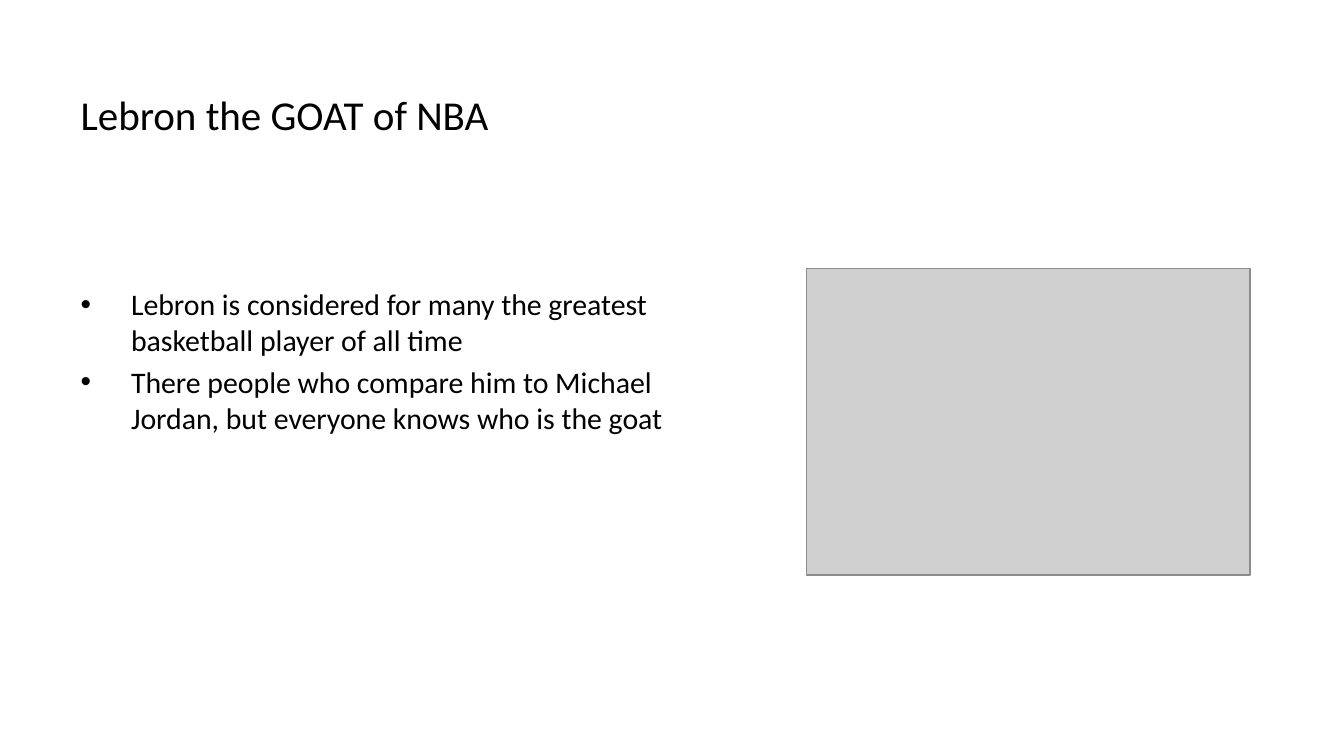
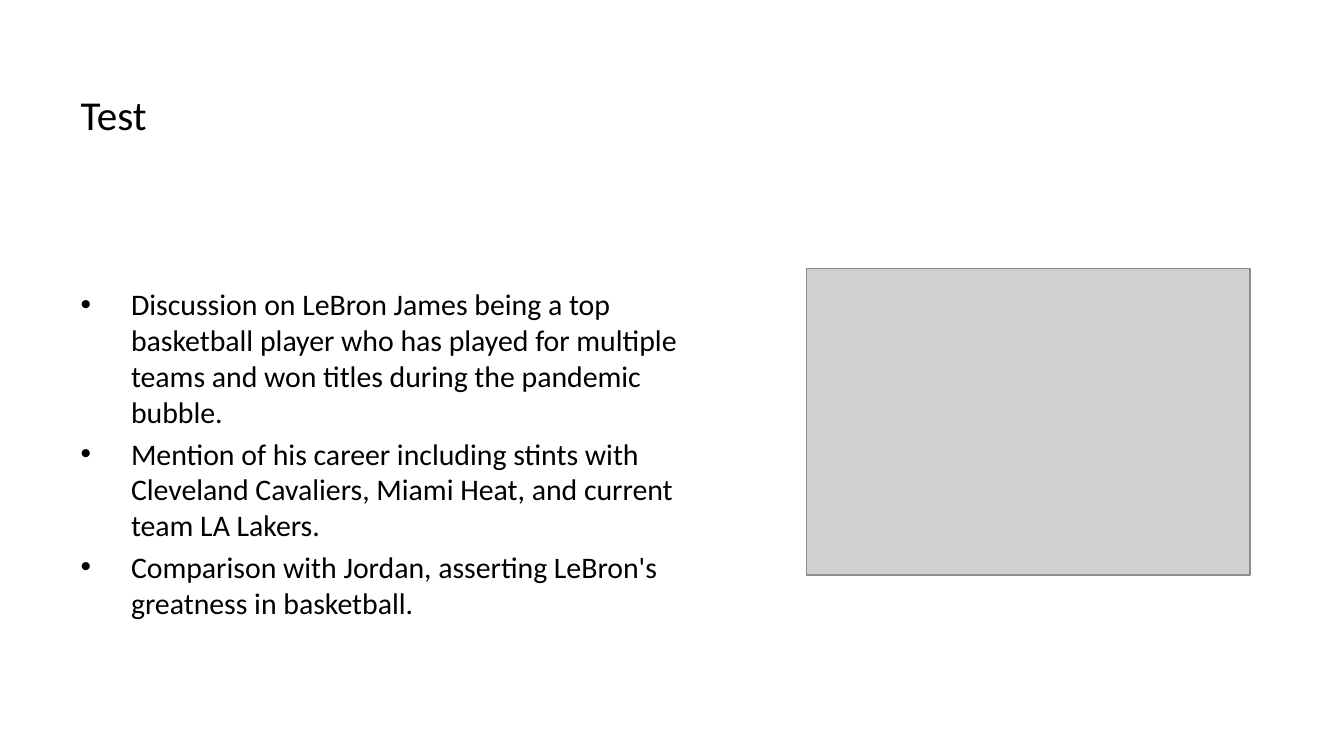
Before and after one commit to joaopdss/SketchSpeakAI, a slide deck: slide 1 of presentations/teste.pptx. Drawn at 1344x756 pixels with LibreOffice and Linux fonts; fonts in the diff are those of the drawing; grey boxes stand for pictures. Boxes give left, top, right and bottom in pixels: in the first picture for what was removed or moved away, otherwise in the second. Text is boxed around its words. In the diff, an @@ line names an element or a change of style, - is before the commit and + after.

```diff
--- a/presentations/teste.pptx
+++ b/presentations/teste.pptx
@@ title at bbox=[81, 103, 147, 131]: text changed @@
-Lebron the GOAT of NBA
+Test
@@ text at bbox=[131, 294, 676, 619]: text changed @@
-• Lebron is considered for many the greatest basketball player of all time
-• There people who compare him to Michael Jordan, but everyone knows who is the goat
+• Discussion on LeBron James being a top basketball player who has played for multiple teams and won titles during the pandemic bubble.
+• Mention of his career including stints with Cleveland Cavaliers, Miami Heat, and current team LA Lakers.
+• Comparison with Jordan, asserting LeBron's greatness in basketball.
```
Also in this commit, not shown: 6 other files.
